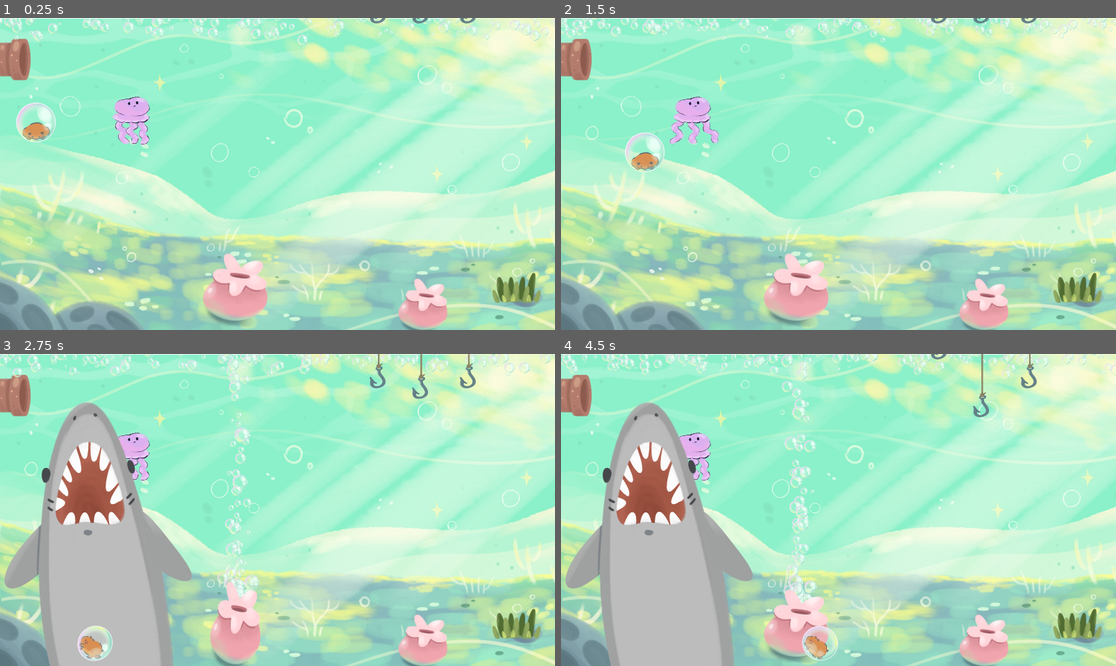
Above: before the commit, frames 1-4 (two rows, left to right).
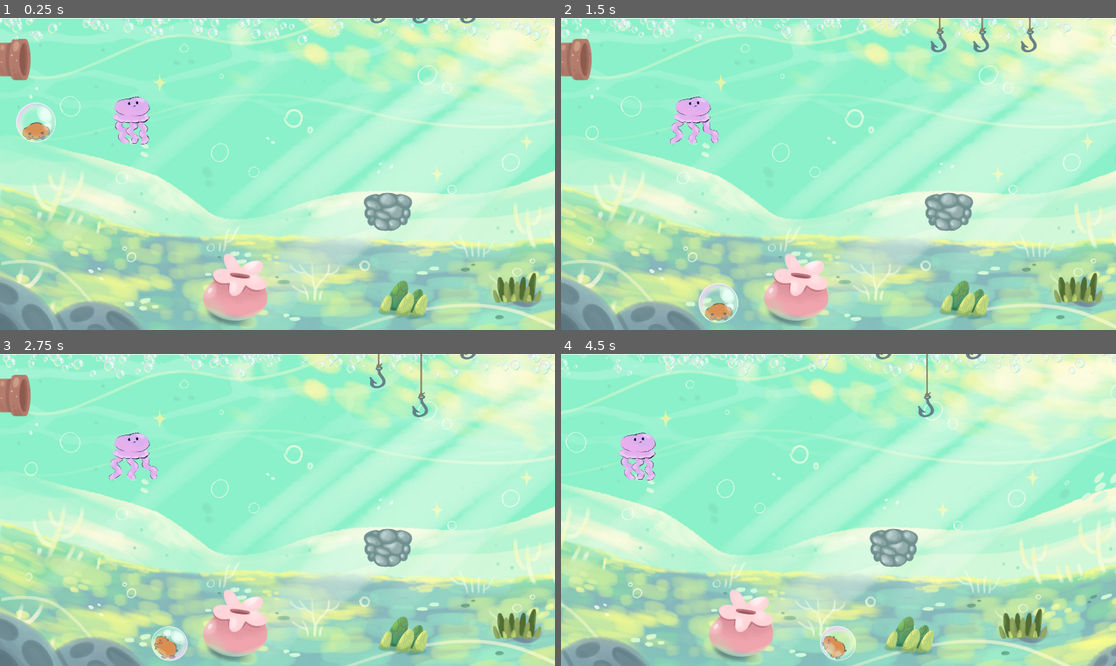
Above: after the commit, the same moments.

Repository: FedeAdra25/gamejam2025
Game: Godot game, scene res://levels/level_1.tscn
Two runs of this game, one before a commit and one after it. Both use one fixed random seed, a clock stepped at 60 frames per second and the inputs below. The engine's default icon, where the game draws it, is replaced by a stand-in: a white triangle on a blue panel in a dark square.
Inputs (mouse positions are in pixels of both pictures, inside the frame that each line leads up to):
- Up to frame 1 (0.25 s): no input
- Up to frame 2 (1.5 s): move the mouse to (960, 158) at 0.52 s; hold D (right) from 0.53 s (still down); click (960, 158) at 0.67 s; tap Space (jump) at 0.77 s; move the mouse to (727, 189) at 1.27 s
- Up to frame 3 (2.75 s): tap Space (jump) at 1.52 s; move the mouse to (333, 441) at 2.02 s; release D (right) at 2.03 s; hold A (left) from 2.03 s (still down)
- Up to frame 4 (4.5 s): move the mouse to (810, 572) at 2.77 s; release A (left) at 2.78 s; hold D (right) 2.78-4.28 s; click (810, 572) at 2.92 s; tap Space (jump) at 3.02, 3.77 s; move the mouse to (1005, 556) at 3.52 s; move the mouse to (672, 463) at 4.27 s; hold A (left) from 4.28 s (still down)

The runs differ from the first frame. In frame 1, 2.4% of the frame differs, in the area x 65-98%, y 55-100%; in frame 2, 5.8%; in frame 3, 23%; in frame 4, 56%, in the area x 0-100%, y 0-100%.
Error before the commit: Invalid access to property or key 'position' on a base object of type 'null instance'. (res://scripts/camera_follow.gd:13)
Error after the commit: Invalid access to property or key 'position' on a base object of type 'null instance'. (res://scripts/camera_follow.gd:9)

Commit message:
Idk what am i pushing but here it goes

Diff:
--- a/bombon/levels/level_1.tscn
+++ b/bombon/levels/level_1.tscn
@@ -13,6 +13,7 @@
 [ext_resource type="PackedScene" uid="uid://cmdbh32ttv8vx" path="res://scenes/shark.tscn" id="11_8yxr3"]
 [ext_resource type="PackedScene" uid="uid://6bp3h8a7xwg2" path="res://scenes/hooks.tscn" id="12_prfvy"]
 [ext_resource type="PackedScene" uid="uid://bd2t10pe6o5ja" path="res://scenes/spikes.tscn" id="13_qrmwc"]
+[ext_resource type="PackedScene" uid="uid://b6mayorbuqksf" path="res://scenes/platform.tscn" id="13_yaf3g"]
 
 [sub_resource type="WorldBoundaryShape2D" id="WorldBoundaryShape2D_n0ryr"]
 
@@ -84,14 +85,18 @@
 preprocess = 2.0
 visibility_rect = Rect2(0, 0, 3000, 200)
 
+[node name="Platform" parent="Scenario" instance=ExtResource("13_yaf3g")]
+position = Vector2(1348, 671)
+
 [node name="Camera2D" parent="." instance=ExtResource("10_nnac8")]
 position = Vector2(130, 280)
 
 [node name="Sponge" parent="." instance=ExtResource("10_wxtig")]
-position = Vector2(1470, 994)
+position = Vector2(1406, 965)
+scale = Vector2(0.525627, 0.525627)
 
 [node name="Shark" parent="." instance=ExtResource("11_8yxr3")]
-position = Vector2(345, 2166)
+position = Vector2(-441, 2111)
 amountToMove = Vector2(0, -1500)
 
 [node name="BackgroundMusic" type="Node2D" parent="."]
@@ -125,6 +130,6 @@
 DELAY = 1.0
 
 [node name="Area2D" parent="." instance=ExtResource("13_qrmwc")]
-position = Vector2(1793, 937)
+position = Vector2(1795, 937)
 
 [editable path="Player"]
--- a/bombon/scenes/platform.tscn
+++ b/bombon/scenes/platform.tscn
@@ -3,9 +3,9 @@
 [ext_resource type="Texture2D" uid="uid://crx513e2rej7w" path="res://sprites/platform.png" id="1_nqgq2"]
 
 [sub_resource type="RectangleShape2D" id="RectangleShape2D_b1n8n"]
-size = Vector2(178, 136)
+size = Vector2(150, 120)
 
-[node name="Platform" type="Area2D"]
+[node name="Platform" type="StaticBody2D"]
 
 [node name="Platform" type="Sprite2D" parent="."]
 texture = ExtResource("1_nqgq2")
--- a/bombon/scenes/platform_with_spikes.tscn
+++ b/bombon/scenes/platform_with_spikes.tscn
@@ -6,7 +6,7 @@
 [sub_resource type="RectangleShape2D" id="RectangleShape2D_b1n8n"]
 size = Vector2(178, 136)
 
-[node name="PlatformWithSpikes" type="Area2D"]
+[node name="PlatformWithSpikes" type="StaticBody2D"]
 script = ExtResource("1_ffc06")
 SPEED = 0.0
 
@@ -15,5 +15,3 @@
 
 [node name="CollisionShape2D" type="CollisionShape2D" parent="."]
 shape = SubResource("RectangleShape2D_b1n8n")
-
-[connection signal="body_entered" from="." to="." method="_on_body_entered"]
--- a/bombon/scenes/sponge.tscn
+++ b/bombon/scenes/sponge.tscn
@@ -1,18 +1,18 @@
 [gd_scene load_steps=4 format=3 uid="uid://b5em7oso028vc"]
 
 [ext_resource type="Script" path="res://scripts/sponge.gd" id="1_a33xt"]
-[ext_resource type="Texture2D" uid="uid://bpev42g1i06vh" path="res://sprites/sponge_template.png" id="2_gb0o0"]
+[ext_resource type="Texture2D" uid="uid://dsr4o454yvxi" path="res://sprites/sponge.png" id="2_14p1r"]
 
-[sub_resource type="CircleShape2D" id="CircleShape2D_mt0jw"]
-radius = 70.0
+[sub_resource type="RectangleShape2D" id="RectangleShape2D_qa1bb"]
+size = Vector2(352, 200)
 
 [node name="Sponge" type="Area2D"]
 script = ExtResource("1_a33xt")
 
 [node name="Sprite2D" type="Sprite2D" parent="."]
-texture = ExtResource("2_gb0o0")
+texture = ExtResource("2_14p1r")
 
 [node name="CollisionShape2D" type="CollisionShape2D" parent="."]
-shape = SubResource("CircleShape2D_mt0jw")
+shape = SubResource("RectangleShape2D_qa1bb")
 
 [connection signal="body_entered" from="." to="." method="_on_body_entered"]
--- a/bombon/scripts/camera_follow.gd
+++ b/bombon/scripts/camera_follow.gd
@@ -2,10 +2,6 @@
 
 @onready var player = %Player
 var moveCamera = false
-# Called when the node enters the scene tree for the first time.
-func _ready() -> void:
-	pass # Replace with function body.
-
 
 # Called every frame. 'delta' is the elapsed time since the previous frame.
 func _process(delta: float) -> void:
--- a/bombon/scripts/enemy_with_path.gd
+++ b/bombon/scripts/enemy_with_path.gd
@@ -14,7 +14,6 @@
 func _ready() -> void:
 	desiredPosition = initialPosition + amountToMove
 	swap_delay = DELAY
-	print("done that")
 # Called every frame. 'delta' is the elapsed time since the previous frame.
 func _process(delta: float) -> void:
 	if start_delay > 0:
--- a/bombon/scripts/jelly.gd
+++ b/bombon/scripts/jelly.gd
@@ -3,6 +3,5 @@
 @onready var animatedSprite2d = $AnimatedSprite2D
 
 func _ready() -> void:
-	print("done this")
 	super._ready()
 	animatedSprite2d.play("default")
--- a/bombon/scripts/particles_script.gd
+++ b/bombon/scripts/particles_script.gd
@@ -4,8 +4,6 @@
 @onready var bubbleSpawnSprite = $BubbleSpawn
 
 func _on_body_entered(body: Node2D) -> void:
-	print("collision with player")
-	print(body.get_groups())
 	if(body.is_in_group("player")):
 		particles.emitting = true
 		bubbleSpawnSprite.play("default")
--- a/bombon/scripts/player_phisics.gd
+++ b/bombon/scripts/player_phisics.gd
@@ -39,9 +39,6 @@
 	if direction:
 		apply_central_impulse(Vector2(direction * 100,0))
 	pass
-# Called every frame. 'delta' is the elapsed time since the previous frame.
-func _process(delta: float) -> void:
-	pass
 
 
 func die() -> void:
--- a/bombon/scripts/sprite_follow_player.gd
+++ b/bombon/scripts/sprite_follow_player.gd
@@ -23,7 +23,6 @@
 		play("down")
 	elif abs(velocity.x) <= 0.4:
 		play("idle")
-	print("velocity -> ", velocity, "linear velocity -> ", playerPhysics.linear_velocity)
 	speed_scale = playerPhysics.linear_velocity.length() * delta
 	#print(speed_scale)
 	global_position = playerPhysics.global_position
--- a/bombon/scripts/surface.gd
+++ b/bombon/scripts/surface.gd
@@ -1,14 +1,4 @@
 extends Area2D
-
-
-# Called when the node enters the scene tree for the first time.
-func _ready() -> void:
-	pass # Replace with function body.
-
-
-# Called every frame. 'delta' is the elapsed time since the previous frame.
-func _process(delta: float) -> void:
-	pass
 
 func _on_body_entered(body: Node2D) -> void:
 	if(body.has_method("die")):
Not shown: 1 places in bombon/levels/level_1.tscn that only renumber resources
Binary file changed: bombon/sprites/bottle.png
Binary file added: bombon/sprites/sponge.png
Not shown, added: bombon/sprites/sponge.png.import
Binary file added: bombon/sprites/sponge00.png
Not shown, added: bombon/sprites/sponge00.png.import
Binary file added: bombon/sprites/sponge01.png
Not shown, added: bombon/sprites/sponge01.png.import
Binary file added: bombon/sprites/sponge02.png
Not shown, added: bombon/sprites/sponge02.png.import
